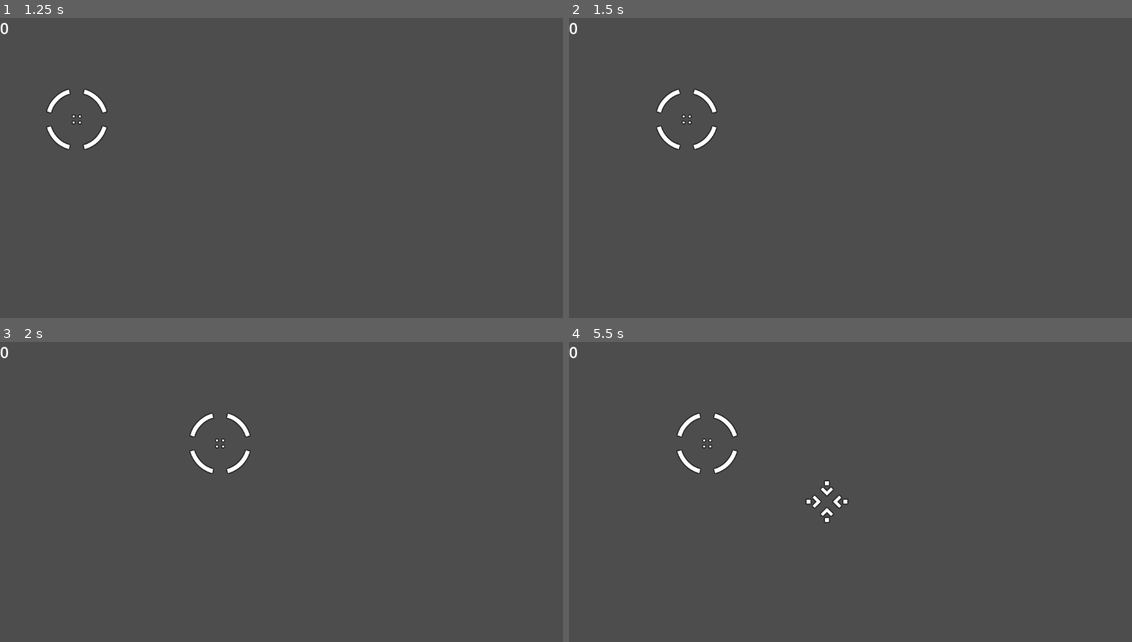
Above: before the commit, frames 1-4 (two rows, left to right).
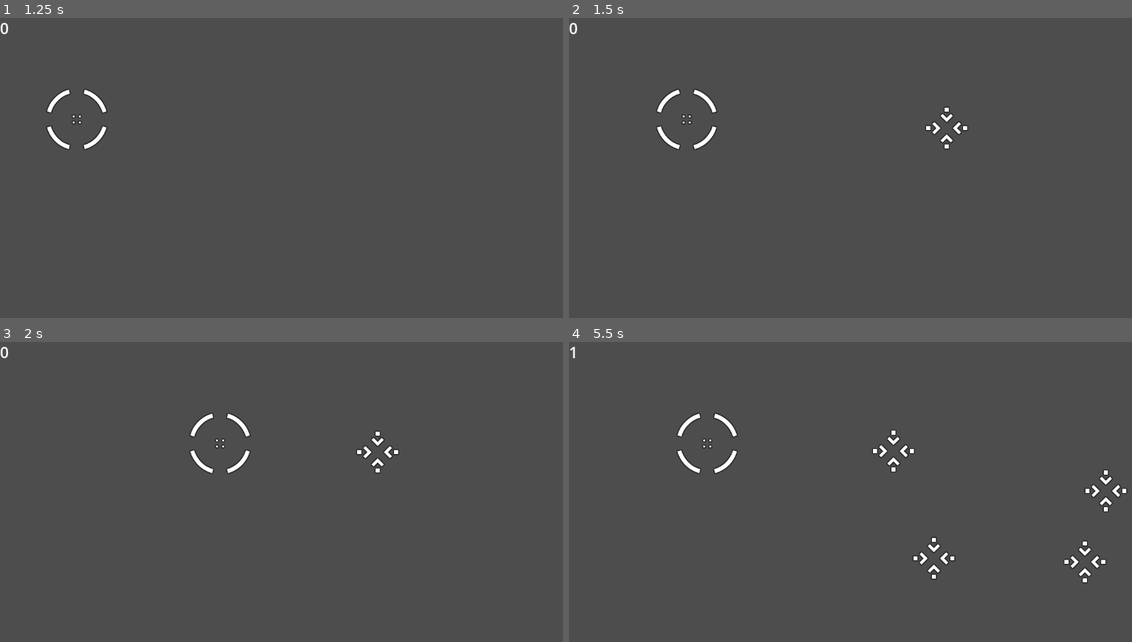
Above: after the commit, the same moments.

Repository: ubcs-io/simple_scanner
Game: Godot game, scene res://main.tscn
Two runs of this game, one before a commit and one after it. Both use one fixed random seed, a clock stepped at 60 frames per second and the inputs below.
Inputs:
- Up to frame 1 (1.25 s): click "Begin Scanning" at 0.5 s
- Up to frame 2 (1.5 s): tap Enter at 1.25 s; hold D (move_right) from 1.28 s (still down); hold Space (space) from 1.28 s (still down)
- Up to frame 3 (2 s): keep holding D (move_right); keep holding Space (space)
- Up to frame 4 (5.5 s): release D (move_right) at 2.03 s; release Space (space) at 2.03 s; hold Q (speed_down, bound only after the commit) 2.03-2.78 s; tap Space (space) at 2.1, 2.75, 3.6, 5.1 s; hold D (move_right) 2.78-3.53 s; hold Space (space) 2.78-3.53 s; hold E (speed_up, bound only after the commit) 3.53-4.28 s; hold Space (space) 4.28-5.03 s; hold A (move_left) from 4.28 s (still down)

Frame 1 is identical in both runs. In frame 2, 0.3% of the frame differs, in the area x 63-71%, y 29-44%; in frame 3, 0.3%; in frame 4, 1.3%, in the area x 0-100%, y 1-81%.

Commit message:
Add ship speed mechanism

Diff:
--- a/main.gd
+++ b/main.gd
@@ -5,6 +5,7 @@
 var search_for_life = 0
 var total_contacts = 0
 var at_menu = 1
+var ship_speed = 10
 
 signal gameover
 
@@ -13,9 +14,17 @@
 
 func _process(_delta) -> void:
 
-	if total_contacts < 3 and at_menu == 0:
-		search_for_life = randi_range(0,5000)
-		if search_for_life < 50:
+	if Input.is_action_pressed("speed_up"):
+		if ship_speed < 200:
+			ship_speed += 10
+	if Input.is_action_pressed("speed_down"):
+		if ship_speed > 5:
+			ship_speed -= 5
+
+	if total_contacts < 50 and at_menu == 0:
+		search_for_life = randi_range(0,50000) / ship_speed
+		print(search_for_life)
+		if search_for_life < 5:
 			var contact = contact.instantiate()
 			contact.position = Vector2(randi_range(200,1100), randi_range(100,550))
 			add_child(contact)
--- a/project.godot
+++ b/project.godot
@@ -42,6 +42,16 @@
 "events": [Object(InputEventKey,"resource_local_to_scene":false,"resource_name":"","device":-1,"window_id":0,"alt_press …(191 unchanged characters)…
 ]
 }
+speed_up={
+"deadzone": 0.5,
+"events": [Object(InputEventKey,"resource_local_to_scene":false,"resource_name":"","device":-1,"window_id":0,"alt_pressed":false,"shift_pressed":false,"ctrl_pressed":false,"meta_pressed":false,"pressed":false,"keycode":0,"physical_keycode":69,"key_label":0,"unicode":101,"location":0,"echo":false,"script":null)
+]
+}
+speed_down={
+"deadzone": 0.5,
+"events": [Object(InputEventKey,"resource_local_to_scene":false,"resource_name":"","device":-1,"window_id":0,"alt_pressed":false,"shift_pressed":false,"ctrl_pressed":false,"meta_pressed":false,"pressed":false,"keycode":0,"physical_keycode":81,"key_label":0,"unicode":113,"location":0,"echo":false,"script":null)
+]
+}
 
 [rendering]
 
